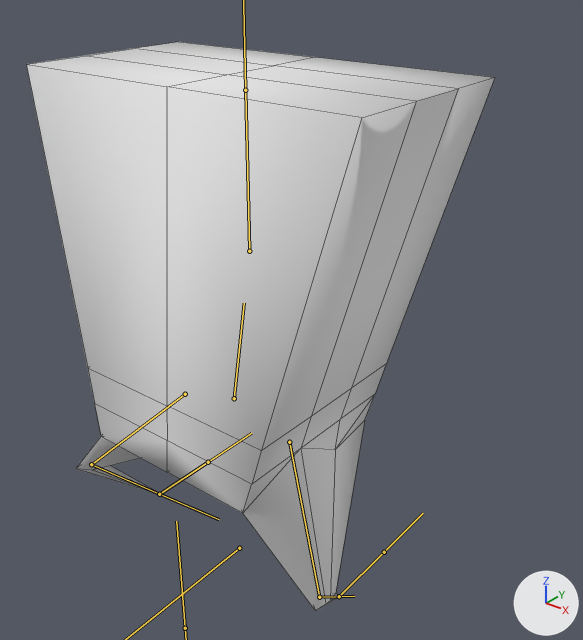
A saved change to the FBX model assets/fbx/SpikeMonster.fbx.
Rendered twice from a 50 mm camera at (5.04, -5.34, 6.49) aimed at (0.61, 0.2, 3.06). Every picture has the same lights, and +X, +Y and +Z are marked at lower right. The bones that bend it are drawn over the model as lines. Mesh edges are drawn as thin lines.
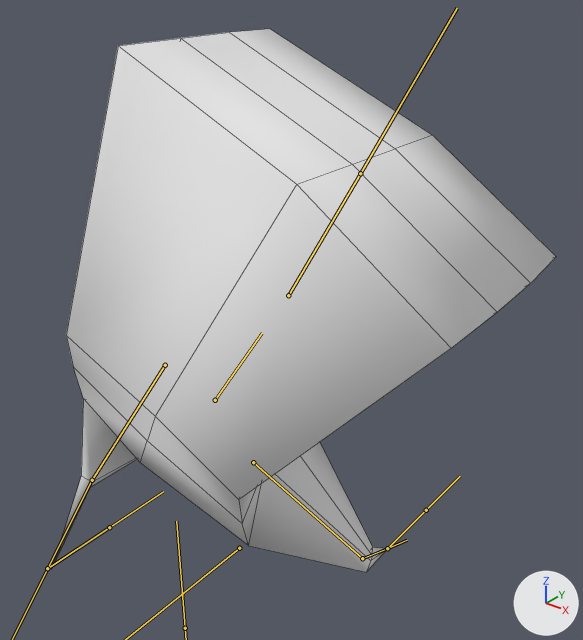
Commit message: Fix monster anims(?)

The newer file adds an action. The first version stands in its rest pose; the second is drawn at frame 1 of the action 'Armature|Walk.001'.

Location of each change, (x1, y1, x2, y2) in pixels of the pictures (583 x 640 px):
'Cube', posed (7% wider): before (27, 42, 495, 611); after (53, 29, 556, 572)
bone 'spine', root to tip: before (234, 398) to (244, 303); after (215, 400) to (262, 333)
bone 'upper_leg_l', root to tip: before (289, 442) to (319, 597); after (253, 462) to (362, 558)
bone 'upper_leg_r', root to tip: before (185, 394) to (91, 464); after (165, 365) to (92, 480)
bone 'lower_leg_r', root to tip: before (91, 464) to (159, 494); after (92, 480) to (47, 568)
bone 'leg_ik_l', root to tip: before (339, 596) to (384, 552); after (387, 548) to (426, 510)
bone 'leg_ik_r', root to tip: before (159, 494) to (208, 462); after (47, 568) to (109, 527)

The change, as a diff of the scene's bpy script:
```diff
--- a/assets/fbx/SpikeMonster.fbx.py
+++ b/assets/fbx/SpikeMonster.fbx.py
@@ bone_spine @@
 bone_spine = bpy.data.objects['Armature'].pose.bones['spine']
-bone_spine.location = (0.0, 0.0, 0.0)
-bone_spine.rotation_quaternion = (1.0, 0.0, 0.0, 0.0)  # degrees (0, 0, 0)
+bone_spine.location = (-0.28, -0.13, -0.02)
+bone_spine.rotation_quaternion = (0.966, 0.0, 0.049, -0.254)  # degrees (-1, 5, -30)
@@ bone_upper_leg_l @@
 bone_upper_leg_l = bpy.data.objects['Armature'].pose.bones['upper_leg_l']  # child of 'spine'
-bone_upper_leg_l.rotation_quaternion = (1.0, 0.0, 0.0, 0.0)  # degrees (0, 0, 0)
+bone_upper_leg_l.rotation_quaternion = (0.863, 0.409, 0.123, 0.271)  # degrees (51, -1, 35)
@@ bone_upper_leg_r @@
 bone_upper_leg_r = bpy.data.objects['Armature'].pose.bones['upper_leg_r']  # child of 'spine'
-bone_upper_leg_r.rotation_quaternion = (1.0, 0.0, 0.0, 0.0)  # degrees (0, 0, 0)
+bone_upper_leg_r.rotation_quaternion = (0.835, -0.427, 0.34, 0.078)  # degrees (-58, 39, -12)
@@ bone_lower_leg_r @@
 bone_lower_leg_r = bpy.data.objects['Armature'].pose.bones['lower_leg_r']  # child of 'upper_leg_r'
-bone_lower_leg_r.rotation_quaternion = (1.0, 0.0, 0.0, 0.0)  # degrees (0, 0, 0)
+bone_lower_leg_r.rotation_quaternion = (0.731, -0.534, 0.0, 0.425)  # degrees (-61, 27, 44)
@@ bone_leg_ik_l @@
 bone_leg_ik_l = bpy.data.objects['Armature'].pose.bones['leg_ik_l']
-bone_leg_ik_l.location = (0.0, 0.0, 0.0)
+bone_leg_ik_l.location = (0.0, 0.95, 0.0)
@@ bone_leg_ik_r @@
 bone_leg_ik_r = bpy.data.objects['Armature'].pose.bones['leg_ik_r']
-bone_leg_ik_r.location = (0.0, 0.0, 0.0)
+bone_leg_ik_r.location = (0.0, -1.69, 0.0)
```
